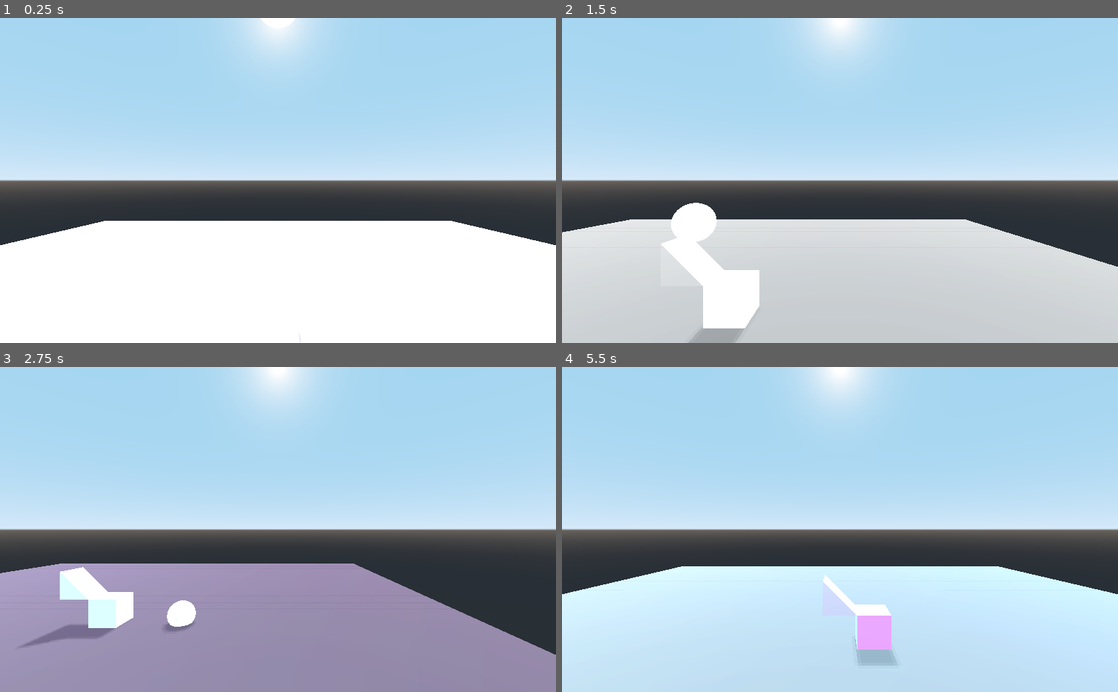
Above: before the commit, frames 1-4 (two rows, left to right).
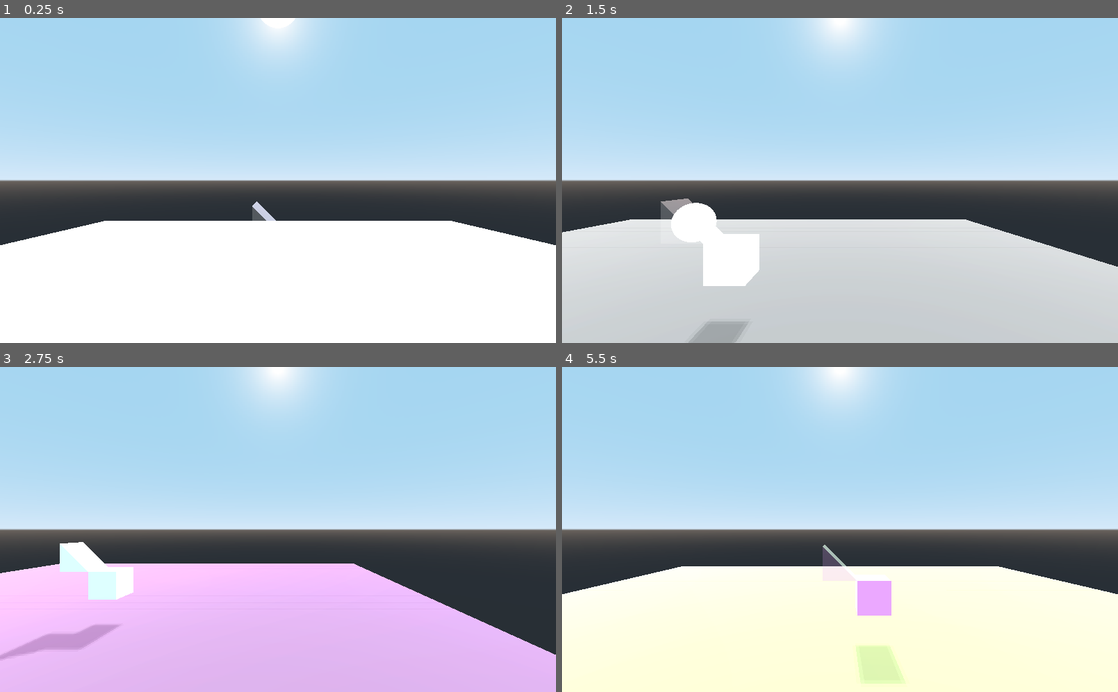
Above: after the commit, the same moments.

Repository: lpszeto/Ramp_Rush
Game: Godot game, scene res://Main.tscn
Same seed, same stepped clock (60 frames per second), same inputs: the game is played once before the commit and once after it.
Inputs:
- Up to frame 1 (0.25 s): no input
- Up to frame 2 (1.5 s): tap Enter (ui_accept) at 0.5, 0.77 s; hold D (right) 0.53-1.28 s; hold S (back) from 1.28 s (still down)
- Up to frame 3 (2.75 s): tap Enter (ui_accept) at 1.52 s; release S (back) at 2.03 s; hold D (right) from 2.03 s (still down)
- Up to frame 4 (5.5 s): release D (right) at 2.78 s; hold W (forward) 2.78-3.53 s; tap Enter (ui_accept) at 3.02, 3.77, 4.52 s; hold A (left) 3.53-5.03 s; hold S (back) from 5.03 s (still down)

The runs differ from the first frame. In frame 1, 0.1% of the frame differs, in the area x 45-50%, y 56-63%; in frame 2, 3.1%; in frame 3, 35%; in frame 4, 37%, in the area x 0-100%, y 54-100%.

Commit message:
Update Main.tscn

Diff:
--- a/Ramp Rush/Main.tscn
+++ b/Ramp Rush/Main.tscn
@@ -19,7 +19,7 @@
 [node name="Camera" parent="." instance=ExtResource( 3 )]
 
 [node name="BaseBlock" parent="." instance=ExtResource( 2 )]
-transform = Transform( 1, 0, 0, 0, 1, 0, 0, 0, 1, 2, 1, 0 )
+transform = Transform( 1, 0, 0, 0, 1, 0, 0, 0, 1, 2, 3, 0 )
 
 [node name="Ball" parent="." instance=ExtResource( 1 )]
 transform = Transform( 1, 0, 0, 0, 1, 0, 0, 0, 1, 0, 15, 0 )
@@ -40,4 +40,4 @@
 shadow_enabled = true
 
 [node name="Ramp" parent="." instance=ExtResource( 4 )]
-transform = Transform( 1, 0, 0, 0, 1, 0, 0, 0, 1, 0, 3, 0 )
+transform = Transform( 1, 0, 0, 0, 1, 0, 0, 0, 1, 0, 5, 0 )
